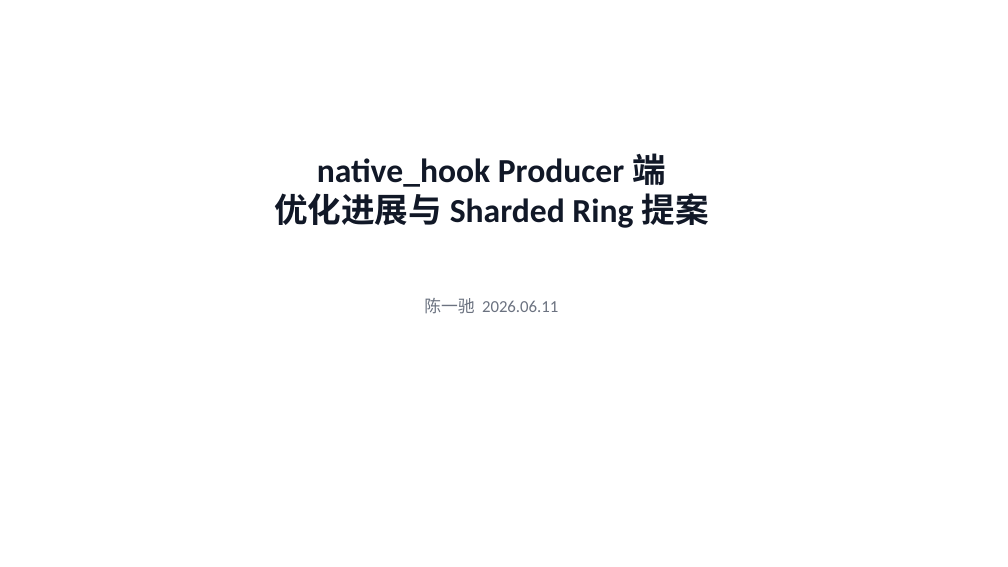
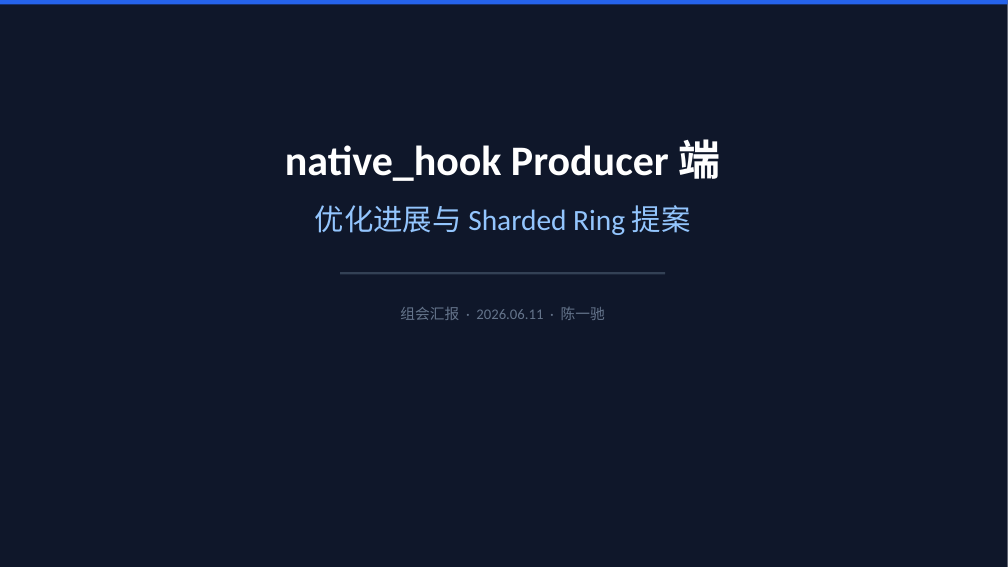
Before and after one commit to YiChiChen1106/Nativehook_linux_planb, a slide deck: slide 1 of presentation/native_hook_progress_2026-06-11.pptx. Drawn at 1008x567 pixels with LibreOffice and Linux fonts; fonts in the diff are those of the drawing. Boxes give left, top, right and bottom in pixels: in the first picture for what was removed or moved away, otherwise in the second. Text is boxed around its words. In the diff, an @@ line names an element or a change of style, - is before the commit and + after.

```diff
--- a/presentation/native_hook_progress_2026-06-11.pptx
+++ b/presentation/native_hook_progress_2026-06-11.pptx
@@ rectangle added at (0,0,1008,567), fill #0F172A @@
@@ rectangle added at (0,0,1008,5), fill #2563EB @@
@@ text added at (285,139,720,181), 40 pt, text #FFFFFF, bold @@
+native_hook Producer 端
@@ text at (317,153,666,187): paragraph removed @@
-native_hook Producer 端
@@ text "优化进展与 Sharded Ring 提案": place and size @@
-text "优化进展与 Sharded Ring 提案" at (274,153,708,228)
+text "优化进展与 Sharded Ring 提案" at (315,205,691,235)
@@ text "优化进展与 Sharded Ring 提案" at (315,205,691,235): size 32 to 28 pt, text colour #111827 to #93C5FD, bold off @@
@@ rectangle added at (340,272,665,274), fill #334155 @@
@@ text at (400,307,605,320): text changed; size 16 to 14 pt; text colour #6B7280 to #64748B @@
-陈一驰 2026.06.11
+组会汇报 · 2026.06.11 · 陈一驰
```
Also in this commit, not shown: 11 other slides changed, 2 other files.
